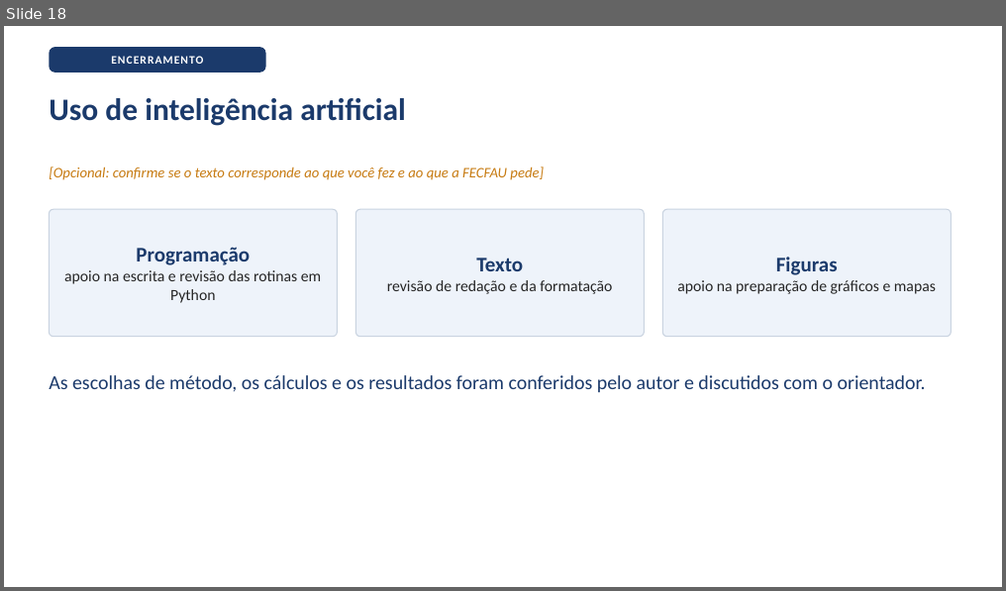
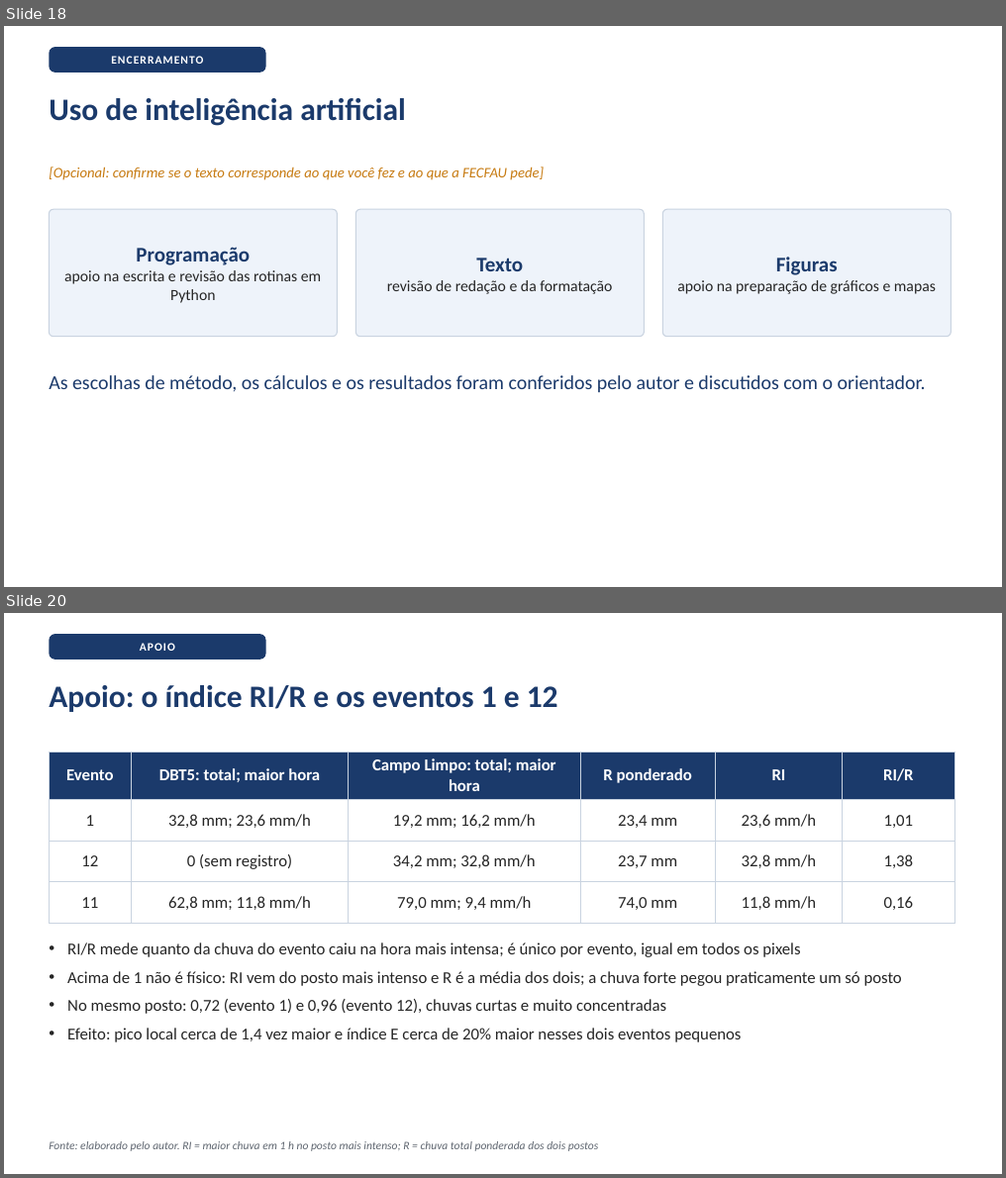
Before and after one commit to mateusvivarelli/TCC, a slide deck: TCC_Texto/slides/slides_11a28_defesa.pptx. Shown one above the other, each under a label of ours: slide 18 before the commit, slides 18 and 20 after it; the slides between them are not shown. The pictures are 1006x591 and 1006x1178 pixels, drawn with LibreOffice and Linux fonts; fonts in the diff are those of the drawing. Boxes give left, top, right and bottom in pixels: in the first picture for what was removed or moved away, otherwise in the second. Text is boxed around its words. In the diff, an @@ line names an element or a change of style, - is before the commit and + after.

```diff
--- a/TCC_Texto/slides/slides_11a28_defesa.pptx
+++ b/TCC_Texto/slides/slides_11a28_defesa.pptx
@@ slide 20 added at <box>4,613,1002,1174</box>, background #FFFFFF @@
@@ rounded rectangle added at <box>49,634,266,660</box>, fill #1B3A6B, 11 pt, text #FFFFFF, bold @@
+APOIO
@@ title added at <box>49,685,558,712</box>, 30 pt, text #1B3A6B, bold @@
+Apoio: o índice RI/R e os eventos 1 e 12
@@ table added at <box>49,752,954,914</box>, 4 rows, 6 columns @@
+Evento | DBT5: total; maior hora | Campo Limpo: total; maior hora | R ponderado | RI | RI/R
+1 | 32,8 mm; 23,6 mm/h | 19,2 mm; 16,2 mm/h | 23,4 mm | 23,6 mm/h | 1,01
+12 | 0 (sem registro) | 34,2 mm; 32,8 mm/h | 23,7 mm | 32,8 mm/h | 1,38
+11 | 62,8 mm; 11,8 mm/h | 79,0 mm; 9,4 mm/h | 74,0 mm | 11,8 mm/h | 0,16
@@ text added at <box>67,943,902,1043</box>, 16 pt, text #262626 @@
+• RI/R mede quanto da chuva do evento caiu na hora mais intensa; é único por evento, igual em todos os pixels
+• Acima de 1 não é físico: RI vem do posto mais intenso e R é a média dos dois; a chuva forte pegou praticamente um só posto
+• No mesmo posto: 0,72 (evento 1) e 0,96 (evento 12), chuvas curtas e muito concentradas
+• Efeito: pico local cerca de 1,4 vez maior e índice E cerca de 20% maior nesses dois eventos pequenos
@@ text added at <box>49,1142,598,1152</box>, 11 pt, text #5F6670, italic @@
+Fonte: elaborado pelo autor. RI = maior chuva em 1 h no posto mais intenso; R = chuva total ponderada dos dois postos
```
Also in this commit, not shown: 2 slides changed, 2 other slides added, 6 other files.
